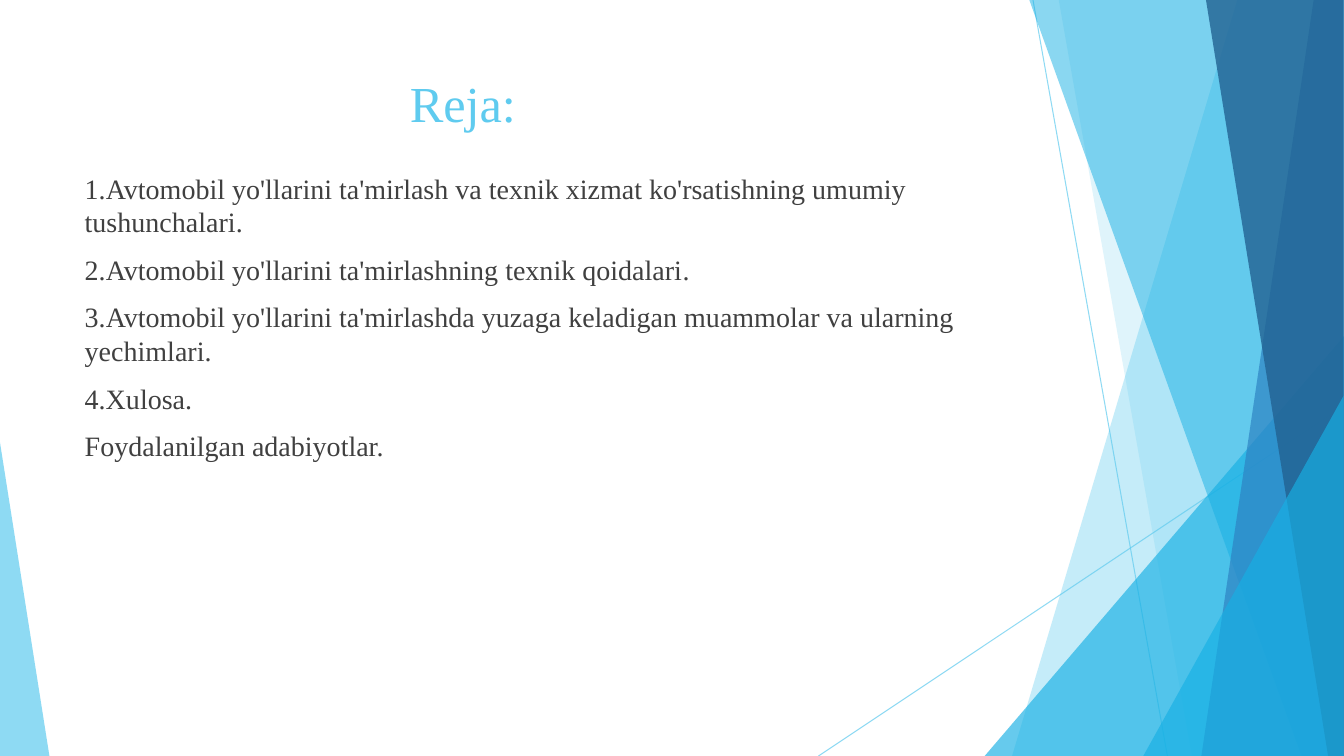
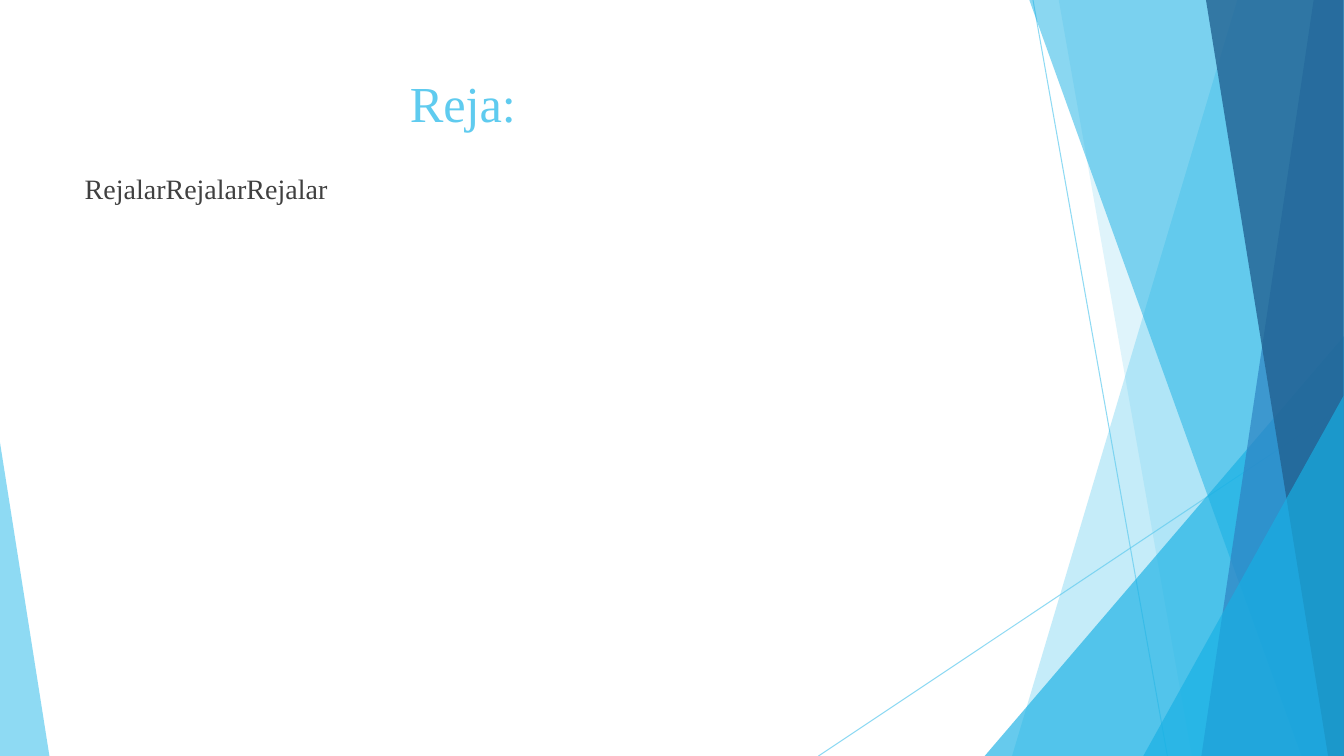
Before and after one commit to AmirjonKarimov2007/ai_bot, a slide deck: slide 2 of bot/slaydlar/shablon_1.pptx. Drawn at 1344x756 pixels with LibreOffice and Linux fonts; fonts in the diff are those of the drawing. Boxes give left, top, right and bottom in pixels: in the first picture for what was removed or moved away, otherwise in the second. Text is boxed around its words. In the diff, an @@ line names an element or a change of style, - is before the commit and + after.

```diff
--- a/bot/slaydlar/shablon_1.pptx
+++ b/bot/slaydlar/shablon_1.pptx
@@ text at [85, 179, 328, 204]: text changed @@
-1.Avtomobil yo'llarini ta'mirlash va texnik xizmat ko'rsatishning umumiy tushunchalari.
-2.Avtomobil yo'llarini ta'mirlashning texnik qoidalari.
-3.Avtomobil yo'llarini ta'mirlashda yuzaga keladigan muammolar va ularning yechimlari.
-4.Xulosa.
-Foydalanilgan adabiyotlar.
+RejalarRejalarRejalar
```
Also in this commit, not shown: 2 other slides changed, 1 slide added, 9 slides removed, 3 other files.
